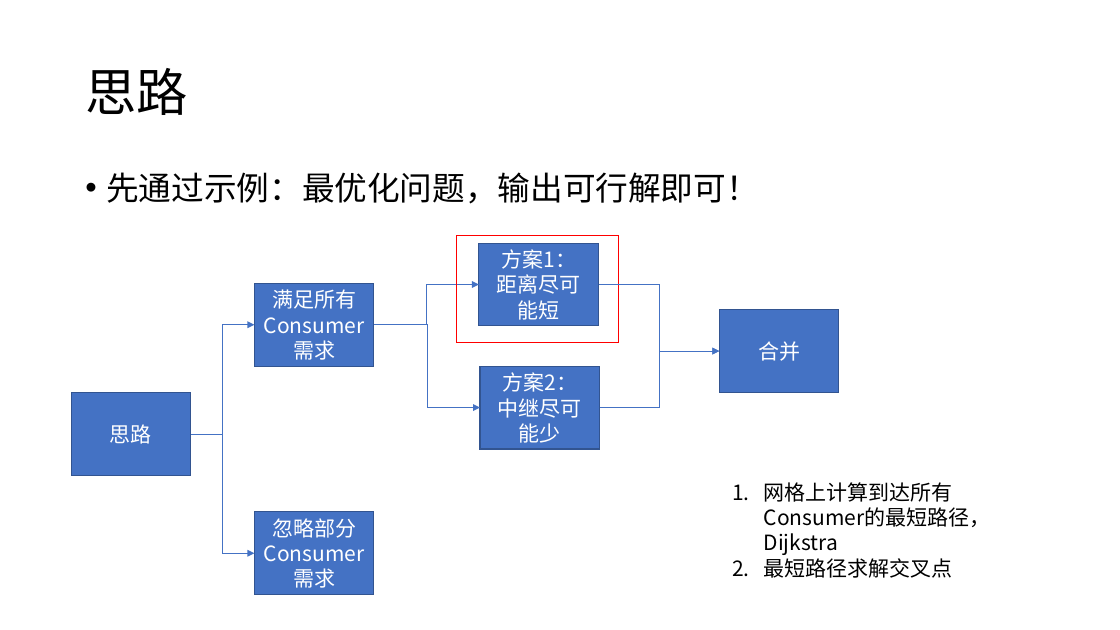
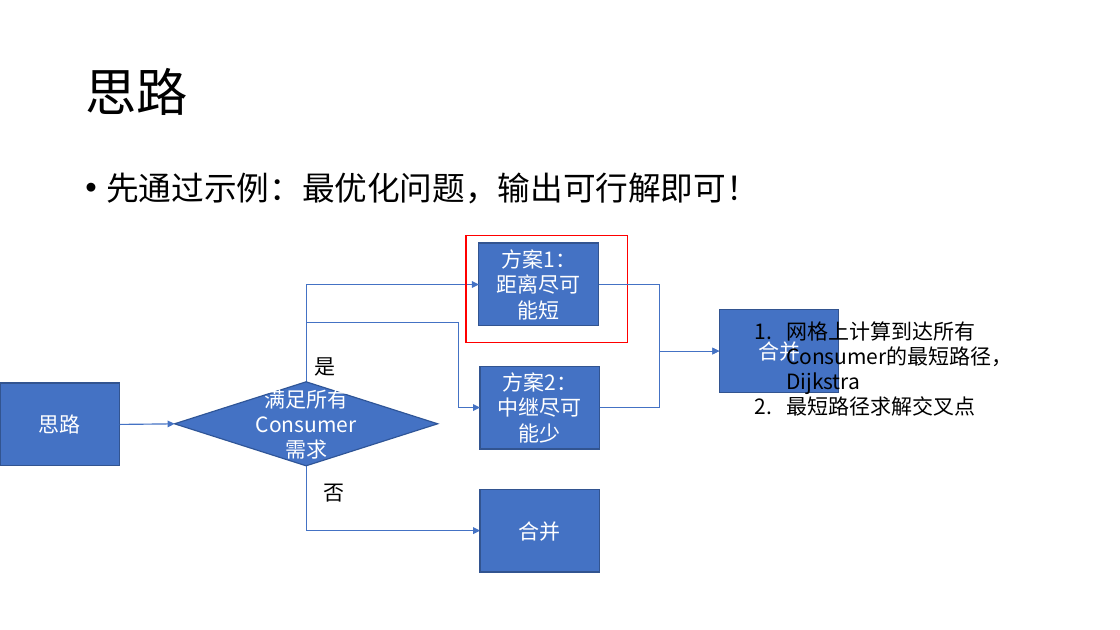
Before and after one commit to HuangDDU/hzy_algorithm, a slide deck: slide 5 of huawei/示例输入输出.pptx. Drawn at 1120x630 pixels with LibreOffice and Linux fonts; fonts in the diff are those of the drawing. Boxes give left, top, right and bottom in pixels: in the first picture for what was removed or moved away, otherwise in the second. Text is boxed around its words. In the diff, an @@ line names an element or a change of style, - is before the commit and + after.

```diff
--- a/huawei/示例输入输出.pptx
+++ b/huawei/示例输入输出.pptx
@@ rectangle: place and size @@
-rectangle at bbox=[457, 236, 618, 343]
+rectangle at bbox=[466, 236, 628, 343]
@@ elbow arrow moved from (374, 325) - (479, 285) to (306, 382) - (479, 285) @@
@@ elbow arrow removed from (191, 434) to (255, 325) @@
@@ elbow arrow moved from (374, 325) - (481, 408) to (306, 382) - (480, 408) @@
@@ text "网格上计算到达所有Consumer的最短路径，Dijkstra": place and size @@
-text "网格上计算到达所有Consumer的最短路径，Dijkstra" at bbox=[764, 482, 991, 578]
+text "网格上计算到达所有Consumer的最短路径，Dijkstra" at bbox=[786, 318, 1013, 416]
@@ text added at bbox=[314, 357, 335, 376], 18 pt, text #000000 @@
+是
@@ rectangle "思路": place and size @@
-rectangle "思路" at bbox=[71, 392, 191, 476]
+rectangle "思路" at bbox=[0, 383, 119, 466]
@@ diamond "满足所有Consumer需求": place and size @@
-diamond "满足所有Consumer需求" at bbox=[255, 283, 374, 366]
+diamond "满足所有Consumer需求" at bbox=[175, 382, 438, 466]
@@ diamond "满足所有Consumer需求" at bbox=[175, 382, 438, 466]: rectangle to diamond; outline #325491 1 pt to #2F5597 1 pt @@
@@ arrow added from (119, 424) to (175, 424), #4472C4 1 pt @@
@@ elbow arrow moved from (191, 434) - (255, 554) to (306, 466) - (481, 531) @@
@@ text added at bbox=[324, 483, 345, 502], 18 pt, text #000000 @@
+否
@@ rectangle added at bbox=[481, 489, 600, 572], fill #4472C4, outline #325491 1 pt, 18 pt, text #FFFFFF @@
+合并
@@ rectangle removed at bbox=[255, 512, 374, 595] @@
-忽略部分Consumer需求
```
Also in this commit, not shown: 1 slide added, 3 other files.
